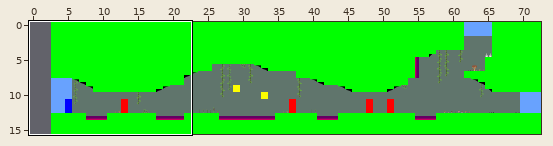
Tiled map: Levels/Subterranean3/level.tmx. The first picture is a wide view before the edit; the outline marks the close-up.
Close-up. As it was:
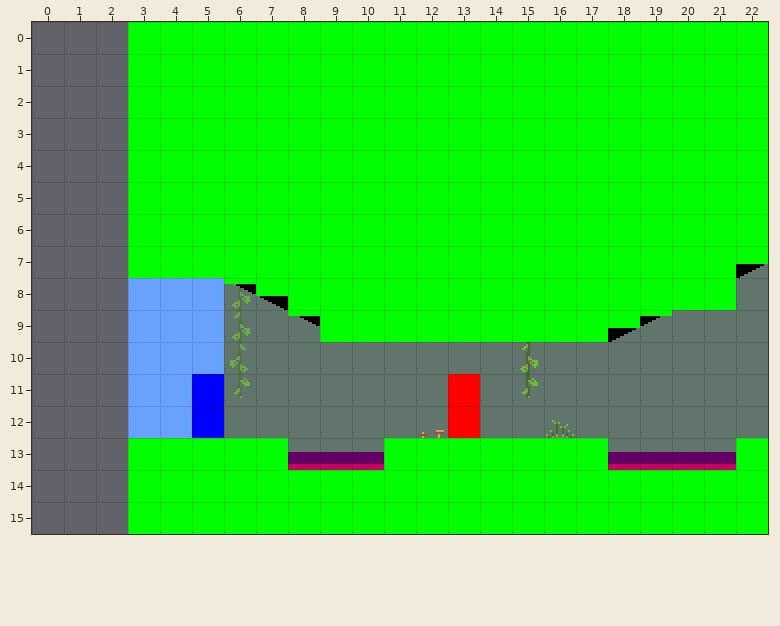
Cells are 16x16 px. Shown: x 0..22, y 0..15. The commit also changed other parts of the map, which this record leaves out. The old version is drawn lined up with the new one.
The result:
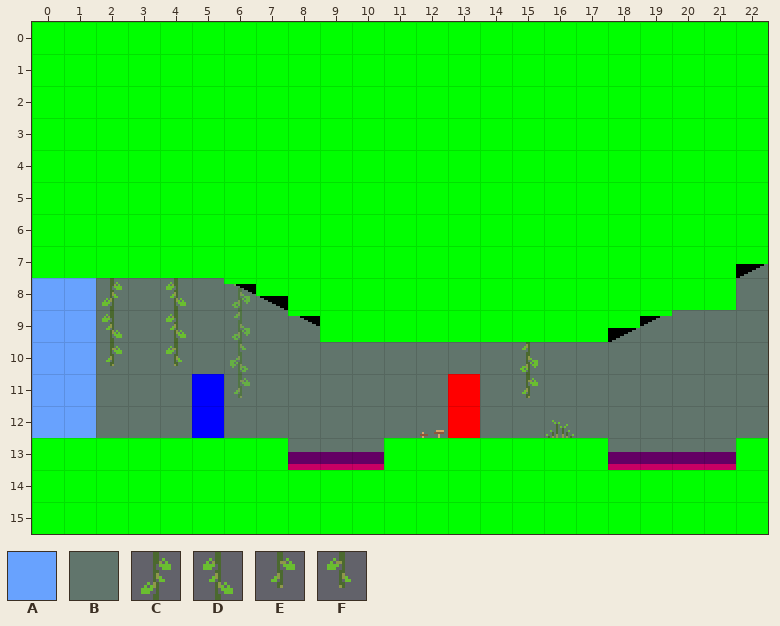
Key: from "industry_tileset_white": A 293, B 564; from "plants": C 39, D 39 flipped left-right, E 41, F 41 flipped left-right.
_ is an empty cell.
See-through tiles are keyed as they look on the map.
Difference:
map size 70x16 -> 73x16 cells (old content now starts at 3,0; both pictures use the new coordinates)
Layer "Midground/miasma":
y 8..10: x 2 _ -> B
Layer "Frontground/miasma":
y 8..10: x 2 _ -> B
Layer "Foreground/foreground":
y 8: x 2 _ -> C; x 4 _ -> D
y 9: x 2 _ -> D; x 4 _ -> D
y 10: x 2 _ -> E; x 4 _ -> F
Layer "Entities/level_transition":
y 8..10: x 0..1 __ -> AA; x 3..5 AAA -> ___
y 11..12: x 0..1 __ -> AA; x 3..4 AA -> __
Layer "Entities/collisions":
y 0..7: x 0..2 ___ -> AAA
y 13..15: x 0..2 ___ -> AAA
Where, in picture pixels (left, top, right, bottom), the same in both close-ups:
changed: (32, 22, 224, 534)
